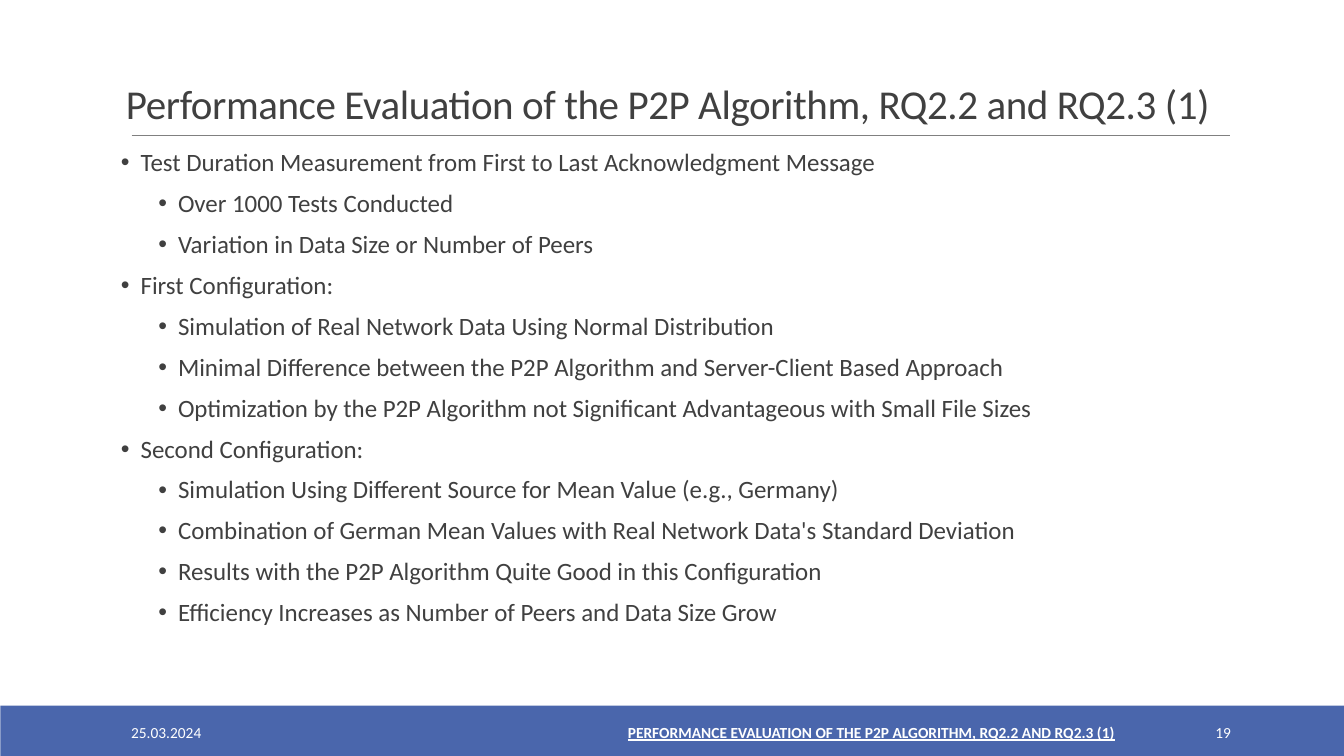
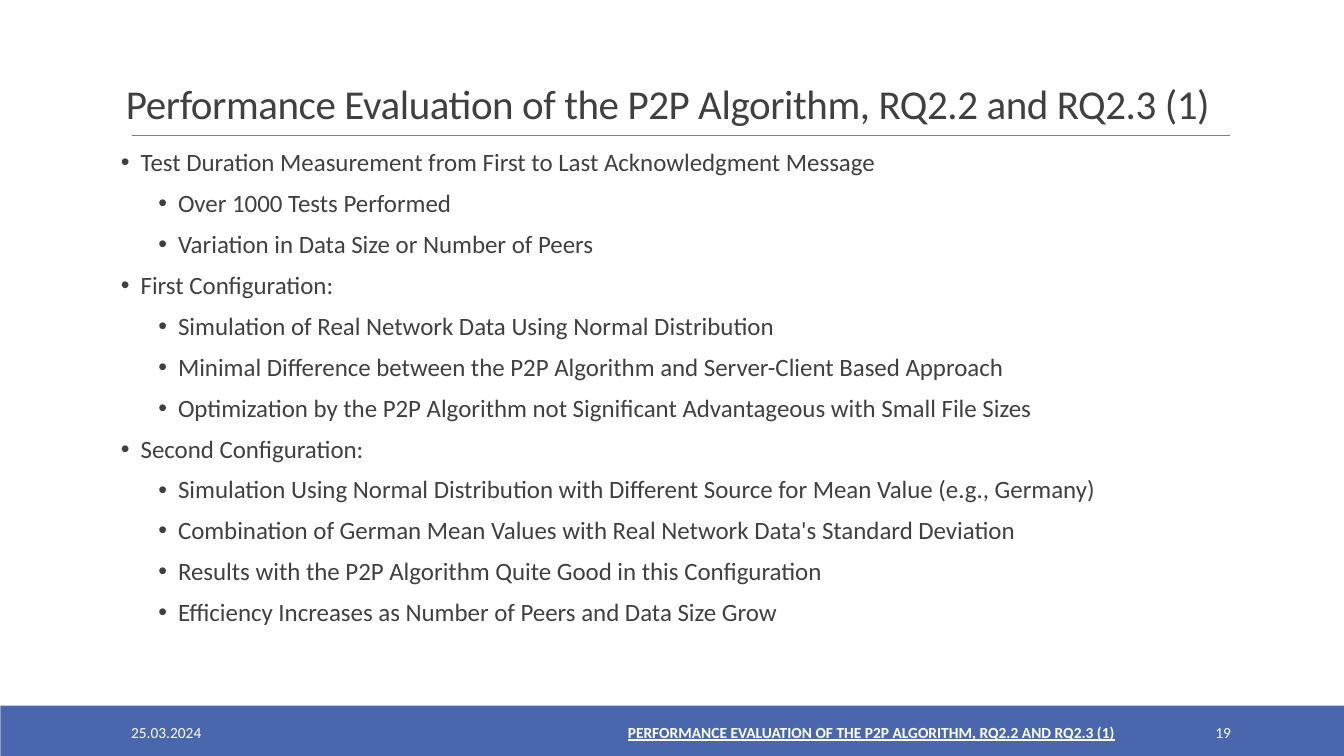
Before and after one commit to oezcankaraca/abschlussvortrag, a slide deck: slide 19 of Abschlussvortrag.pptx. Drawn at 1344x756 pixels with LibreOffice and Linux fonts; fonts in the diff are those of the drawing. Boxes give left, top, right and bottom in pixels: in the first picture for what was removed or moved away, otherwise in the second. Text is boxed around its words. In the diff, an @@ line names an element or a change of style, - is before the commit and + after.

```diff
--- a/Abschlussvortrag.pptx
+++ b/Abschlussvortrag.pptx
@@ text at box(178, 194, 452, 212): text changed @@
-  • Over 1000 Tests Conducted
+  • Over 1000 Tests Performed
@@ text at box(178, 480, 1095, 503): text changed @@
-  • Simulation Using Different Source for Mean Value (e.g., Germany)
+  • Simulation Using Normal Distribution with Different Source for Mean Value (e.g., Germany)
```
Also in this commit, not shown: 16 other slides changed, 3 other files.
